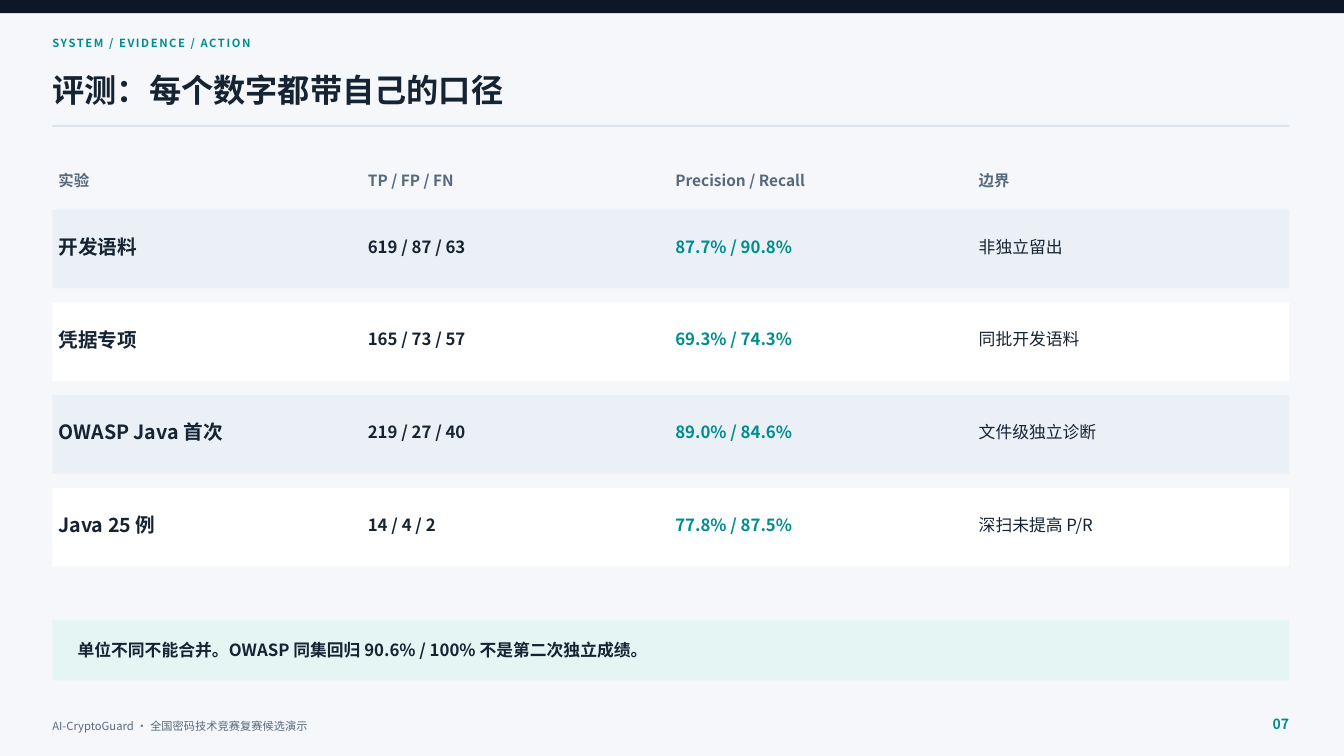
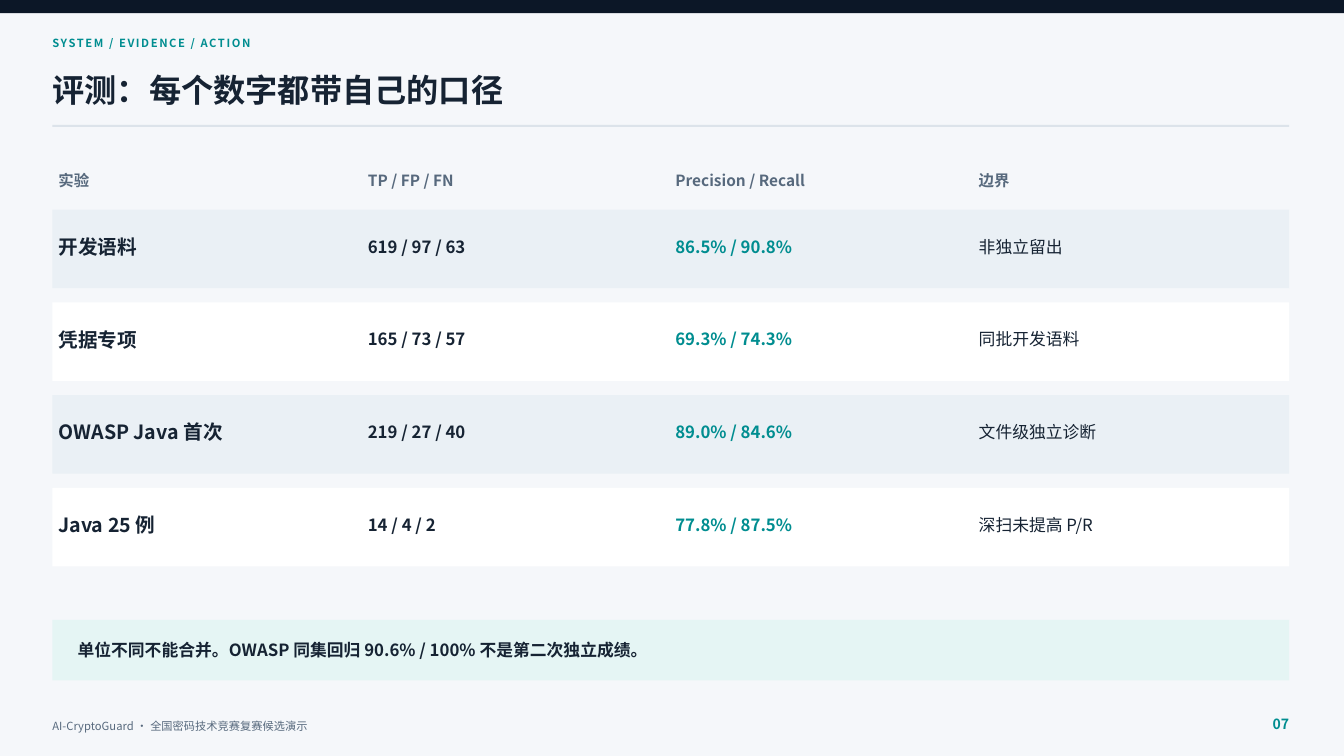
Before and after one commit to Rant-yang/AI-CryptoGuard, a slide deck: slide 7 of docs/AI-CryptoGuard-答辩候选版.pptx. Drawn at 1344x756 pixels with LibreOffice and Linux fonts; fonts in the diff are those of the drawing. Boxes give left, top, right and bottom in pixels: in the first picture for what was removed or moved away, otherwise in the second. Text is boxed around its words. In the diff, an @@ line names an element or a change of style, - is before the commit and + after.

```diff
--- a/docs/AI-CryptoGuard-答辩候选版.pptx
+++ b/docs/AI-CryptoGuard-答辩候选版.pptx
@@ text at (x1=368, y1=240, x2=466, y2=253): text changed @@
-619 / 87 / 63
+619 / 97 / 63
@@ text at (x1=675, y1=240, x2=792, y2=254): text changed @@
-87.7% / 90.8%
+86.5% / 90.8%
```
Also in this commit, not shown: 14 other files.
